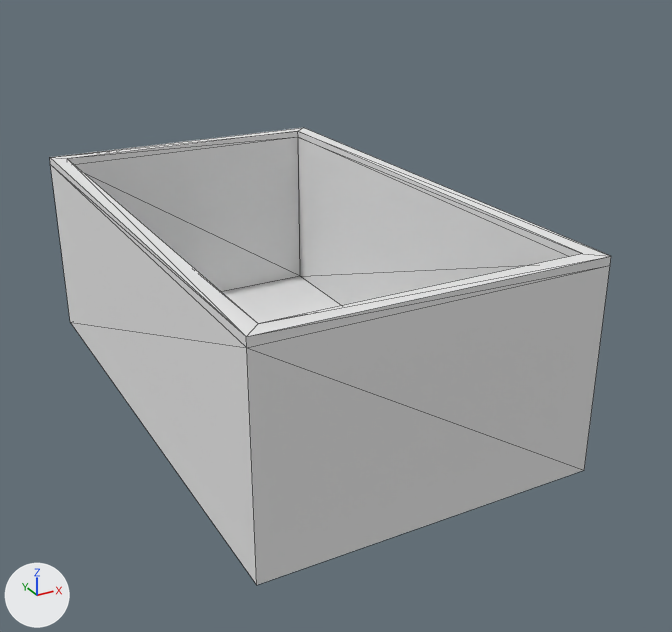
Before and after pictures for a commit that changed the OBJ model Assets/moddel/syndyk.obj.
Both versions are drawn from a 50 mm lens placed at (-4.76, -7.38, 5.9), pointed at (0.42, 2.04, 1.19). Lighting does not change. The marker at lower left points along +X, +Y and +Z. The first picture is the older version. Mesh edges are drawn as thin lines. Where no turn or scale is listed for an object, it has been applied to the vertices. Vertices at exactly the same position are counted once.

In view in the first picture: 'Untitled'.
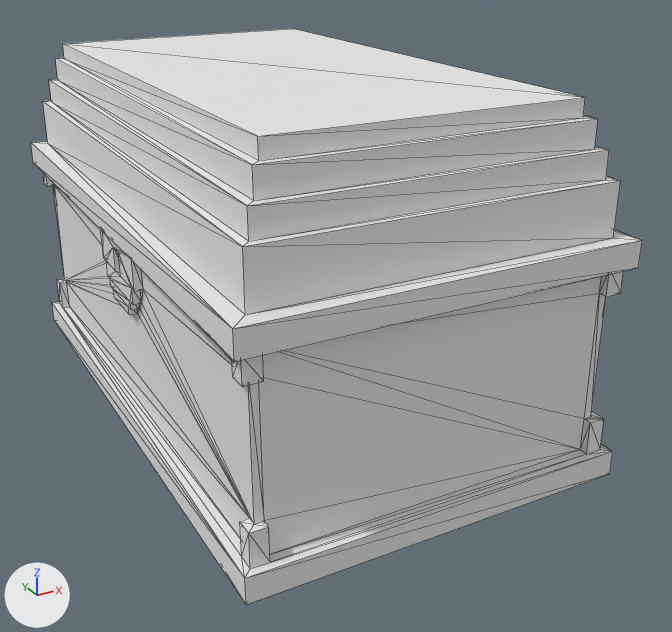
Edits to the bpy script that builds the scene:
```text
Change me_untitled:
    used by ob_untitled; location = (0.0, 0.0, 0.0)
    remove me_untitled.from_pydata(...)  # 24 vertices, 44 faces; spans x -2.0..2.1, y -0.8..6.2, z 0.0..2.6
    add me_untitled.from_pydata(...)  # 204 vertices, 400 faces; spans x -2.2..2.3, y -1.0..6.4, z 0.0..4.2
    me_untitled part 1
    10 vertices are removed from x -2.0..2.1, y -0.8..6.2, z 2.5..2.6
    30 faces are deleted
    2 vertices move from x -1.8..1.9, y 6.0, z 2.6 to x -1.8..1.9, y 6.0, z 2.8
    88 vertices are added at x -2.2..2.3, y -1.0..6.4, z 0.0..4.2
    48 new vertices lie (0.1, 0.0, 0.0) away from vertices in x -2.1..2.1, y -0.8..6.2, z 0.3..2.5
    8 new vertices lie (0.0, -0.2, 0.0) away from vertices in x -2.1..2.2, y -0.7, z 0.3..2.5
    8 new vertices lie (0.0, 0.2, 0.0) away from vertices in x -2.1..2.2, y 6.1, z 0.3..2.5
    8 new vertices lie (-0.2, 0.0, 0.0) away from vertices in x 2.2, y -0.9..6.3, z 0.3..2.5
    8 new vertices lie (0.2, 0.0, 0.0) away from vertices in x -2.1, y -0.9..6.3, z 0.3..2.5
    6 new vertices lie (0.0, 0.0, 0.3) away from vertices in x -1.9..2.0, y -0.8..6.2, z 2.2..2.5
    16 new vertices lie (0.0, 0.0, 0.3) away from vertices in x -2.2..2.3, y -1.0..6.4, z 0.0..3.7
    386 new faces join them
```

What differs and where, as boxes (x1, y1, x2, y2) in the pictures (672 x 632 px):
'Untitled', reshaped (9% wider, 26% taller)
    before: (50, 128, 611, 585)
    after: (31, 29, 642, 604)
